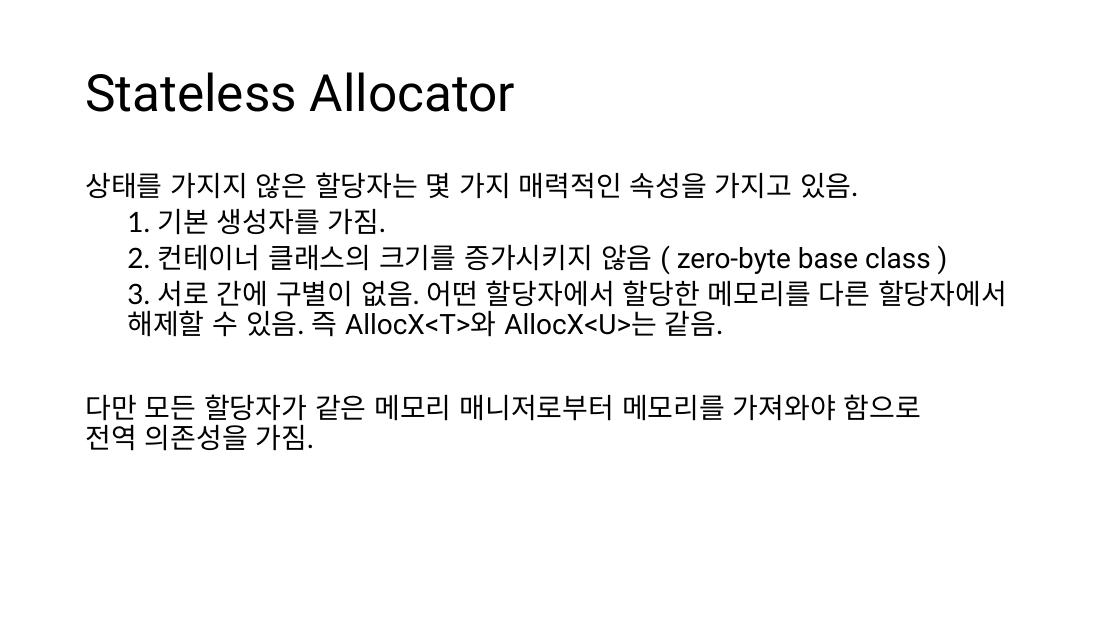
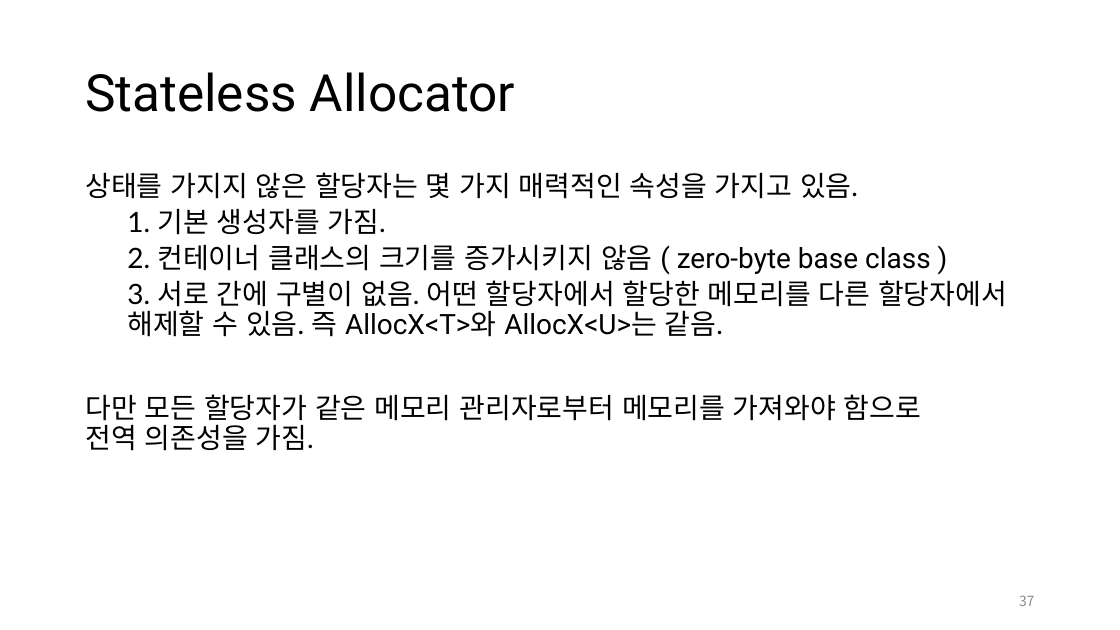
Before and after one commit to CppKorea/OptimizedCppStudy, a slide deck: slide 37 of 13th Study/Optimized C++ Study - Chapter 13, Optimize Memory Management.pptx. Drawn at 1120x630 pixels with LibreOffice and Linux fonts; fonts in the diff are those of the drawing. Boxes give left, top, right and bottom in pixels: in the first picture for what was removed or moved away, otherwise in the second. Text is boxed around its words. In the diff, an @@ line names an element or a change of style, - is before the commit and + after.

```diff
--- a/13th Study/Optimized C++ Study - Chapter 13, Optimize Memory Management.pptx
+++ b/13th Study/Optimized C++ Study - Chapter 13, Optimize Memory Management.pptx
@@ text at [85,394,921,451]: text changed @@
-다만 모든 할당자가 같은 메모리 매니저로부터 메모리를 가져와야 함으로
-전역 의존성을 가짐.
+다만 모든 할당자가 같은 메모리 관리자로부터 메모리를 가져와야 함으로
+전역 의존성을 가짐.
@@ page number added at [1019,595,1035,606], 12 pt, text #8C8C8C @@
+37
```
Also in this commit, not shown: 39 other slides changed, 13 slides added.
